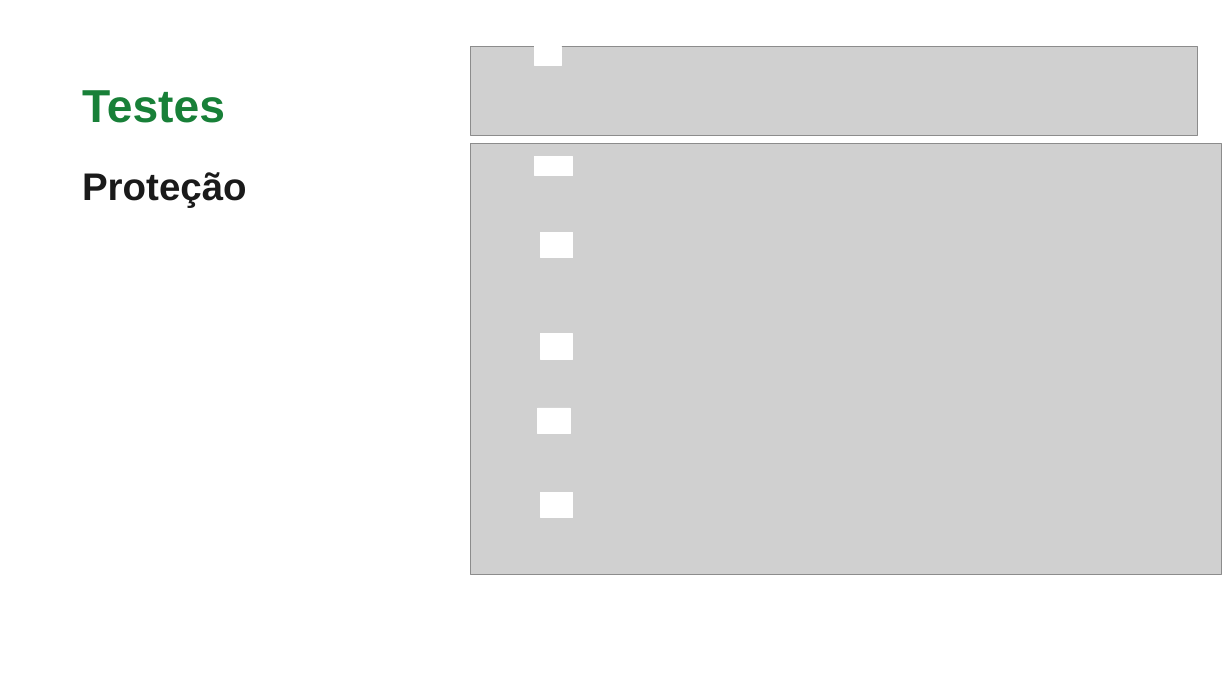
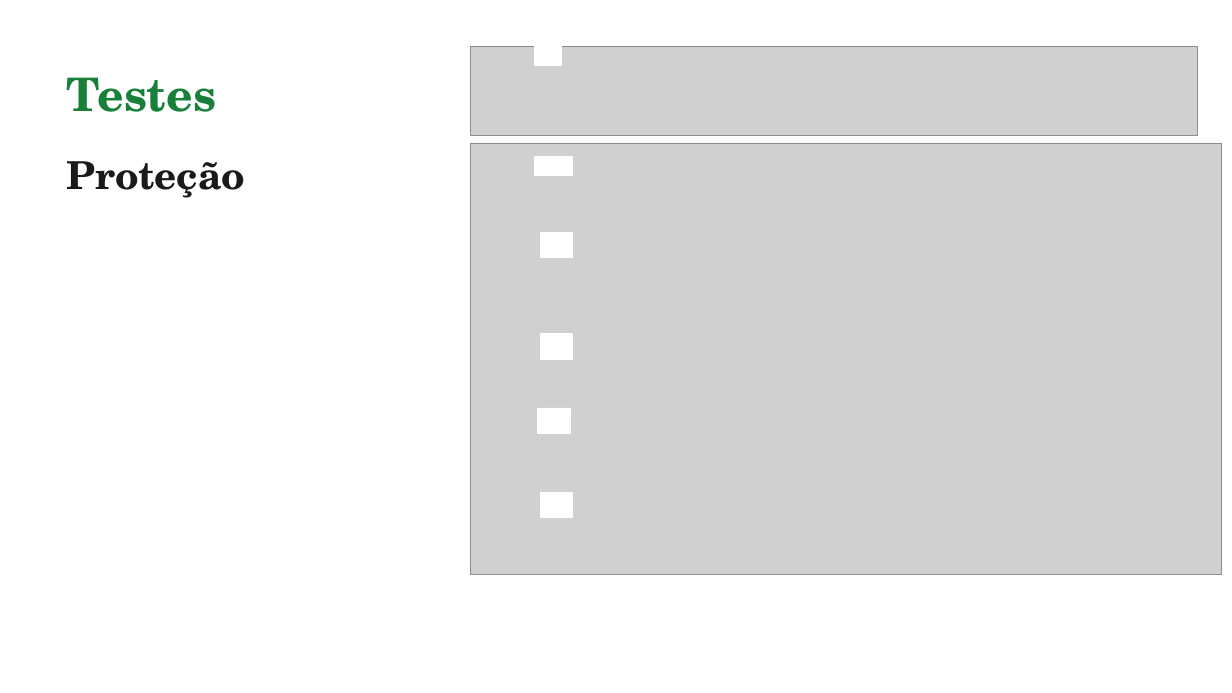
Before and after one commit to Alice678-afk/SO-Trabalho1, a slide deck: slide 15 of entrega/TrabalhoPratico1.pptx. Drawn at 1232x693 pixels with LibreOffice and Linux fonts; fonts in the diff are those of the drawing; grey boxes stand for pictures. Boxes give left, top, right and bottom in pixels: in the first picture for what was removed or moved away, otherwise in the second. Text is boxed around its words. In the diff, an @@ line names an element or a change of style, - is before the commit and + after.

Commit message:
Adicionar testes nos slides

```diff
--- a/entrega/TrabalhoPratico1.pptx
+++ b/entrega/TrabalhoPratico1.pptx
@@ text "Testes": place and size @@
-text "Testes" at bbox=[82, 90, 225, 123]
+text "Testes" at bbox=[66, 77, 216, 112]
@@ text "Testes" at bbox=[66, 77, 216, 112]: font Arial to TeX Gyre Schola @@
@@ text "Proteção": place and size @@
-text "Proteção" at bbox=[82, 172, 247, 207]
+text "Proteção" at bbox=[66, 161, 245, 198]
@@ text "Proteção" at bbox=[66, 161, 245, 198]: font Arial to TeX Gyre Schola @@
```
Also in this commit, not shown: 23 other slides changed, 5 slides added, 1 slide removed, 2 other files.
